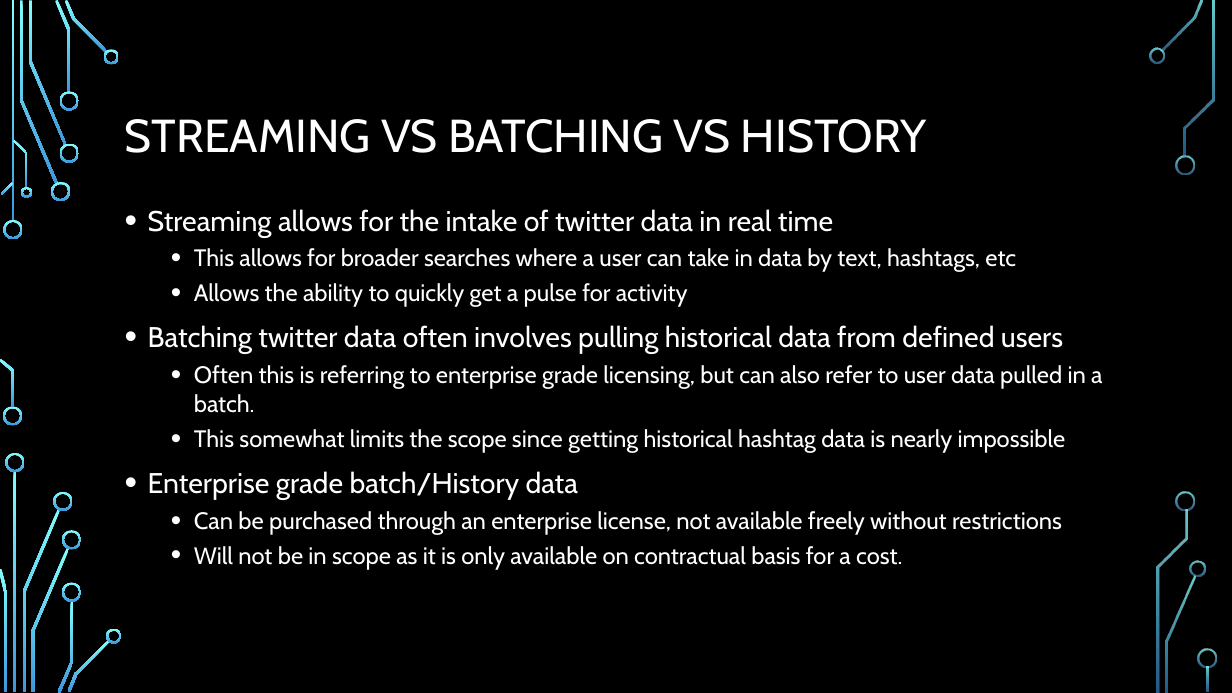
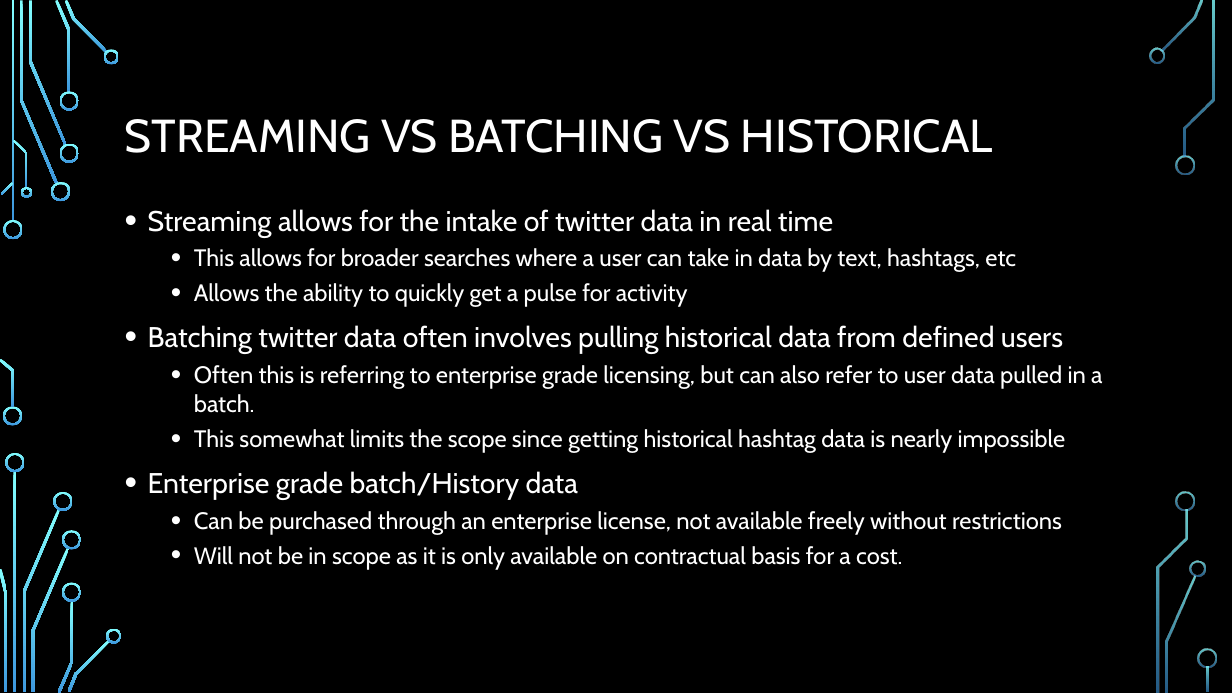
Before and after one commit to cdmorgan103/TwitterData7330, a slide deck: slide 5 of 7330 Twitter data project Presentation.pptx. Drawn at 1232x693 pixels with LibreOffice and Linux fonts; fonts in the diff are those of the drawing; background and template pictures are left out. Boxes give left, top, right and bottom in pixels: in the first picture for what was removed or moved away, otherwise in the second. Text is boxed around its words. In the diff, an @@ line names an element or a change of style, - is before the commit and + after.

```diff
--- a/7330 Twitter data project Presentation.pptx
+++ b/7330 Twitter data project Presentation.pptx
@@ title at box(125, 119, 993, 153): text changed @@
-STREAMING VS BATCHING VS HISTORY
+STREAMING VS BATCHING VS HISTORICAL
```
Also in this commit, not shown: 4 other slides changed, 1 other file.
